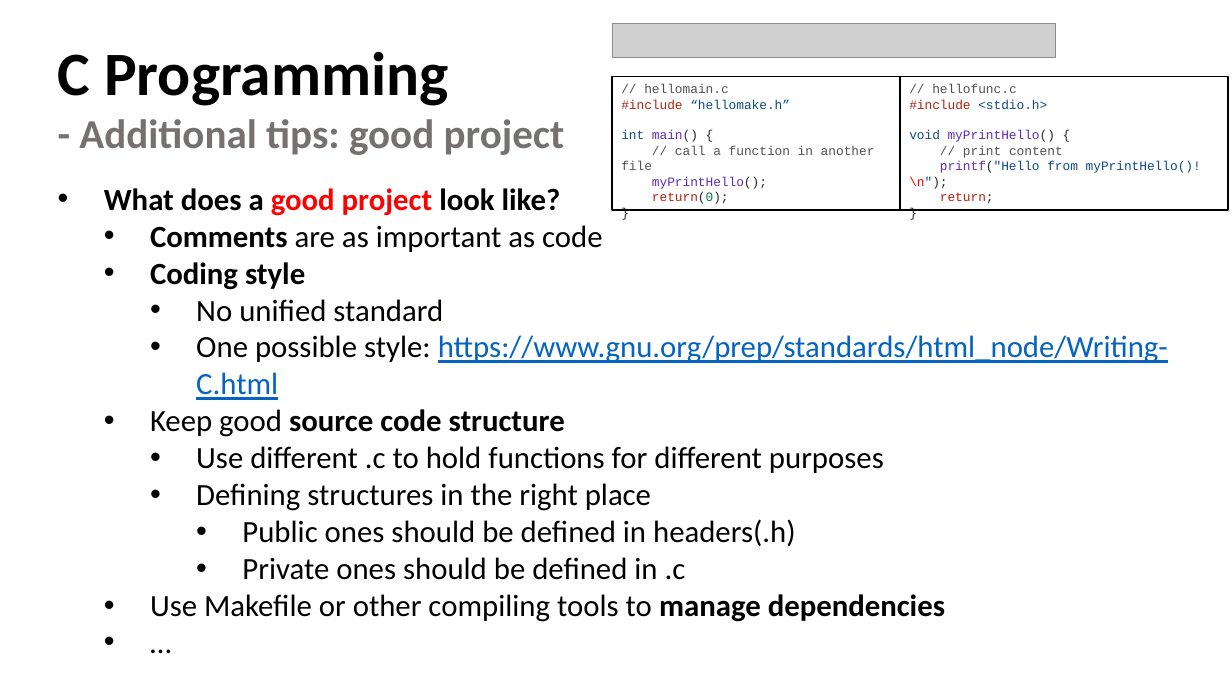
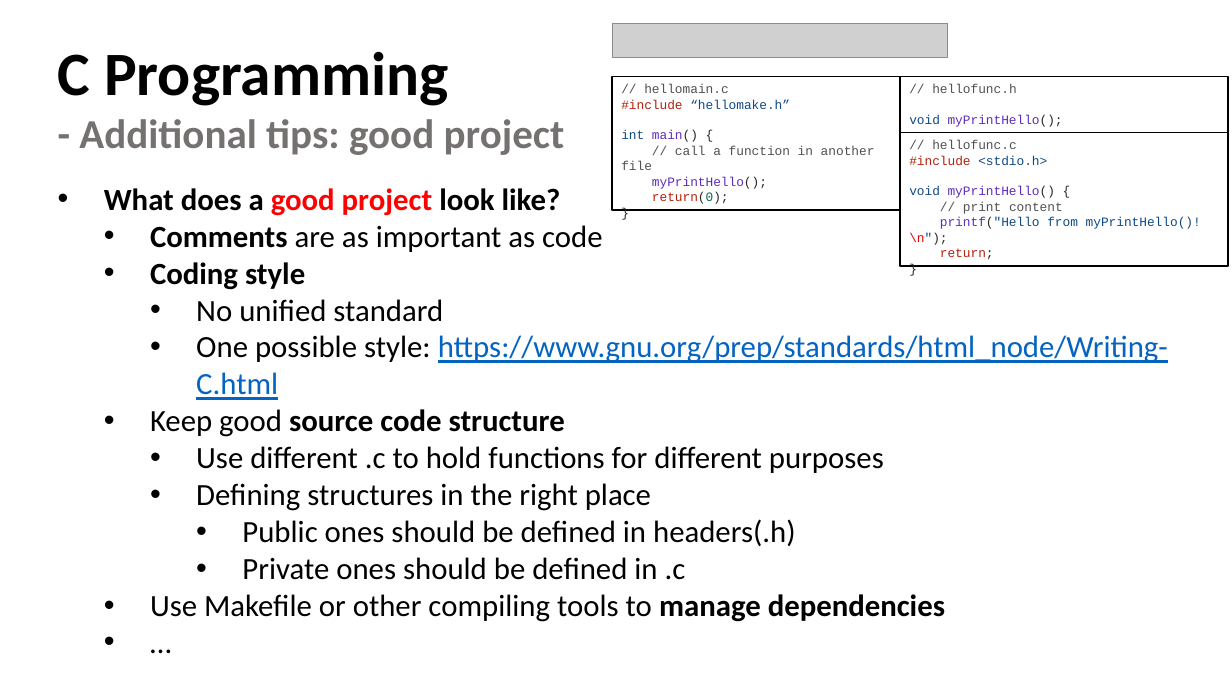
Before and after one commit to henryhxu/CSCI3150, a slide deck: slide 12 of tutorial/T01/tut01.pptx. Drawn at 1232x693 pixels with LibreOffice and Linux fonts; fonts in the diff are those of the drawing; grey boxes stand for pictures. Boxes give left, top, right and bottom in pixels: in the first picture for what was removed or moved away, otherwise in the second. Text is boxed around its words. In the diff, an @@ line names an element or a change of style, - is before the commit and + after.

```diff
--- a/tutorial/T01/tut01.pptx
+++ b/tutorial/T01/tut01.pptx
@@ picture: place and size @@
-picture at bbox=[613, 23, 1056, 58]
+picture at bbox=[613, 23, 948, 57]
@@ rectangle added at bbox=[900, 77, 1228, 133], outline #000000 1.25 pt, 10 pt, text #515151 @@
+// hellofunc.h
+void myPrintHello();
@@ rectangle "// hellofunc.c": place and size @@
-rectangle "// hellofunc.c" at bbox=[900, 77, 1228, 211]
+rectangle "// hellofunc.c" at bbox=[900, 132, 1228, 266]
```
Also in this commit, not shown: 2 other slides changed, 1 other file.
